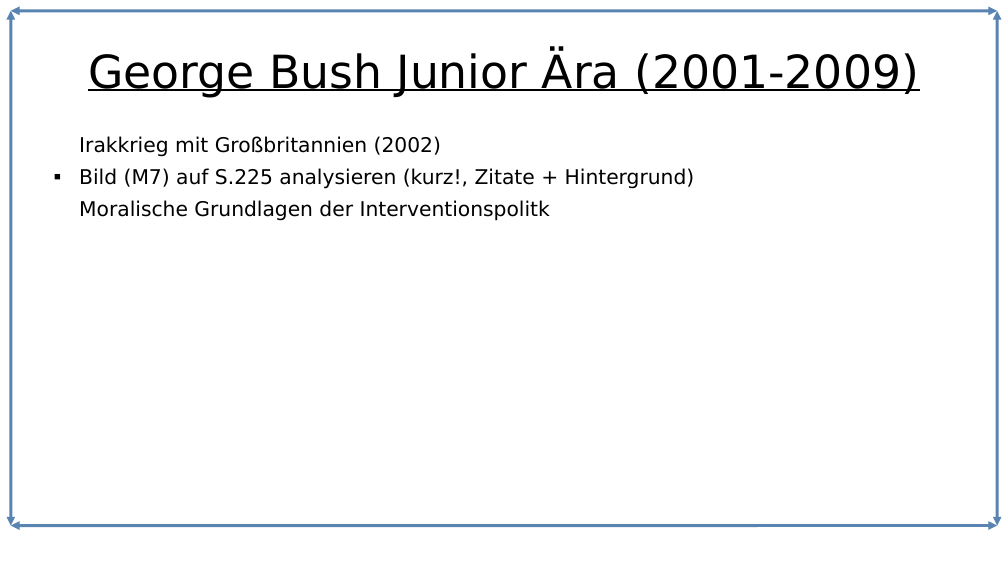
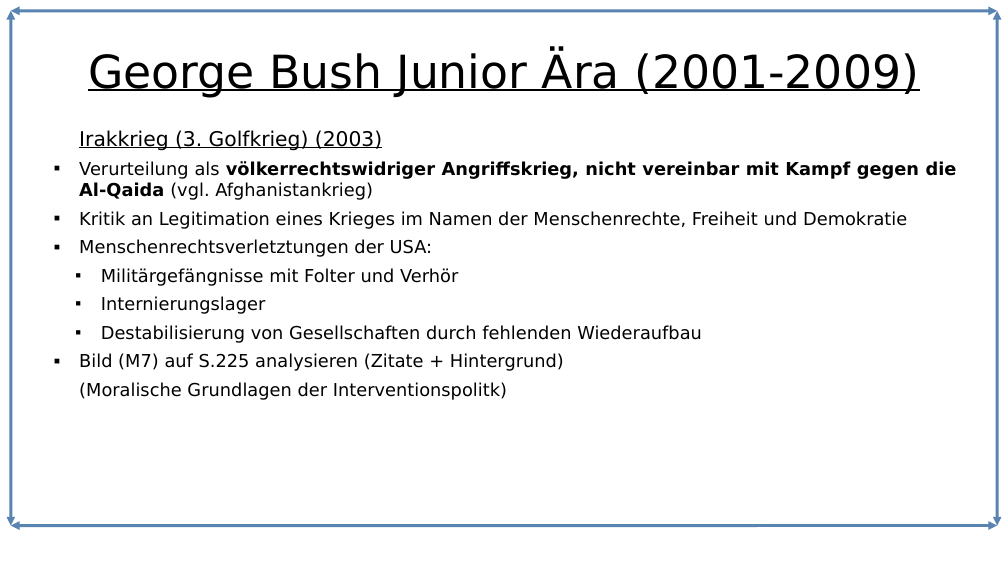
Before and after one commit to Lacrimus/Referat-Geschichte-USA-die-einzig-verbleibende-Weltmacht-, a slide deck: slide 8 of USA-die-einzig-verbleibende-Weltmacht.odp (slide 5 before the commit). Drawn at 1008x567 pixels with LibreOffice and Linux fonts; fonts in the diff are those of the drawing. Boxes give left, top, right and bottom in pixels: in the first picture for what was removed or moved away, otherwise in the second. Text is boxed around its words. In the diff, an @@ line names an element or a change of style, - is before the commit and + after.

Commit message:
Kampf gegen Terrorismus + Irakkrieg hinzugefügt, Handout Vorlage hinzugefügt

```diff
--- a/USA-die-einzig-verbleibende-Weltmacht.odp
+++ b/USA-die-einzig-verbleibende-Weltmacht.odp
@@ text at (79,130,957,400): text changed; size 16 to 14 pt @@
-Irakkrieg mit Großbritannien (2002)
-■ Bild (M7) auf S.225 analysieren (kurz!, Zitate + Hintergrund)
-Moralische Grundlagen der Interventionspolitk
+Irakkrieg (3. Golfkrieg) (2003)
+■ Verurteilung als völkerrechtswidriger Angriffskrieg, nicht vereinbar mit Kampf gegen die Al-Qaida (vgl. Afghanistankrieg)
+■ Kritik an Legitimation eines Krieges im Namen der Menschenrechte, Freiheit und Demokratie
+■ Menschenrechtsverletztungen der USA:
+  ■ Militärgefängnisse mit Folter und Verhör
+  ■ Internierungslager
+  ■ Destabilisierung von Gesellschaften durch fehlenden Wiederaufbau
+■ Bild (M7) auf S.225 analysieren (Zitate + Hintergrund)
+(Moralische Grundlagen der Interventionspolitk)
```
Also in this commit, not shown: 2 other slides changed, 2 slides added, 4 other files.
